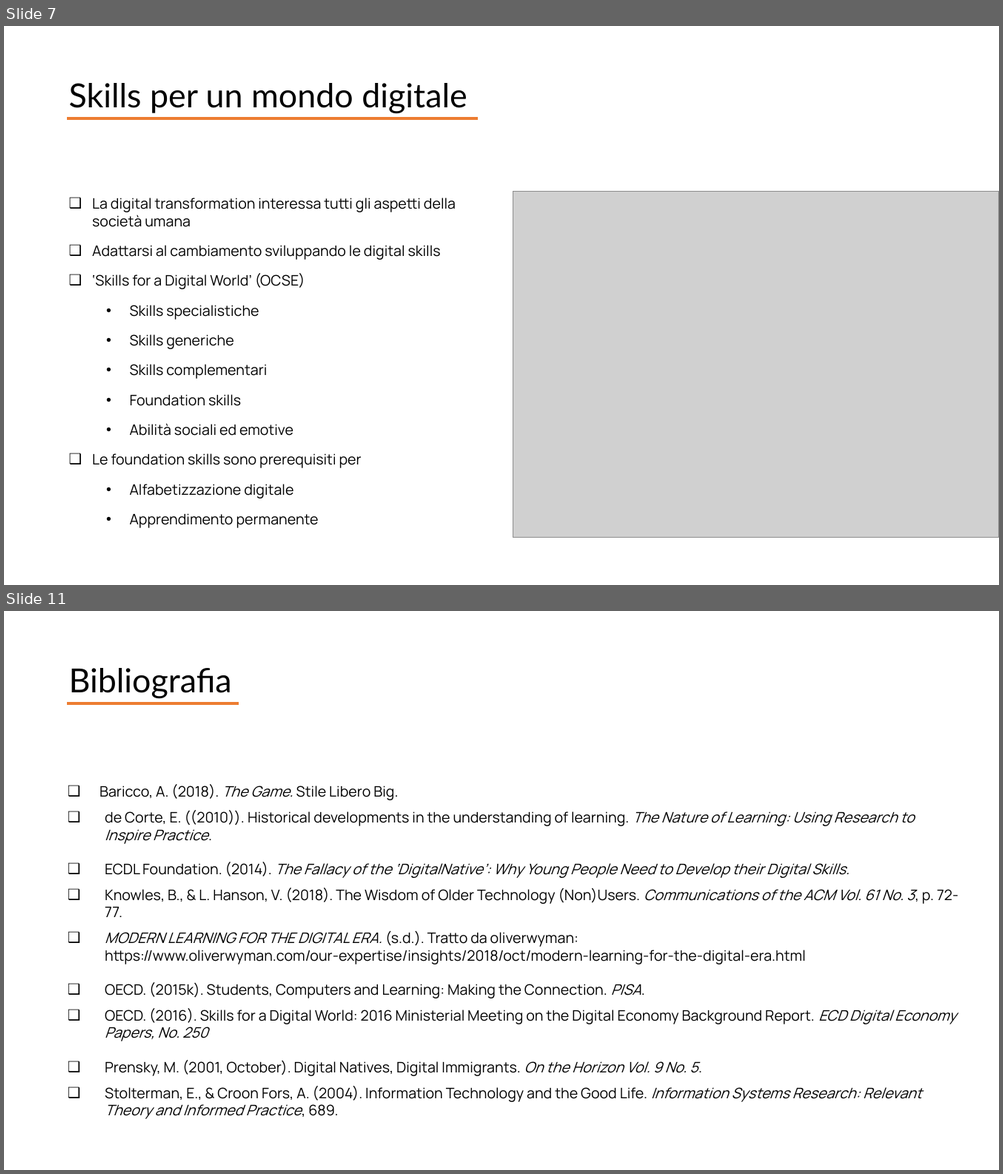
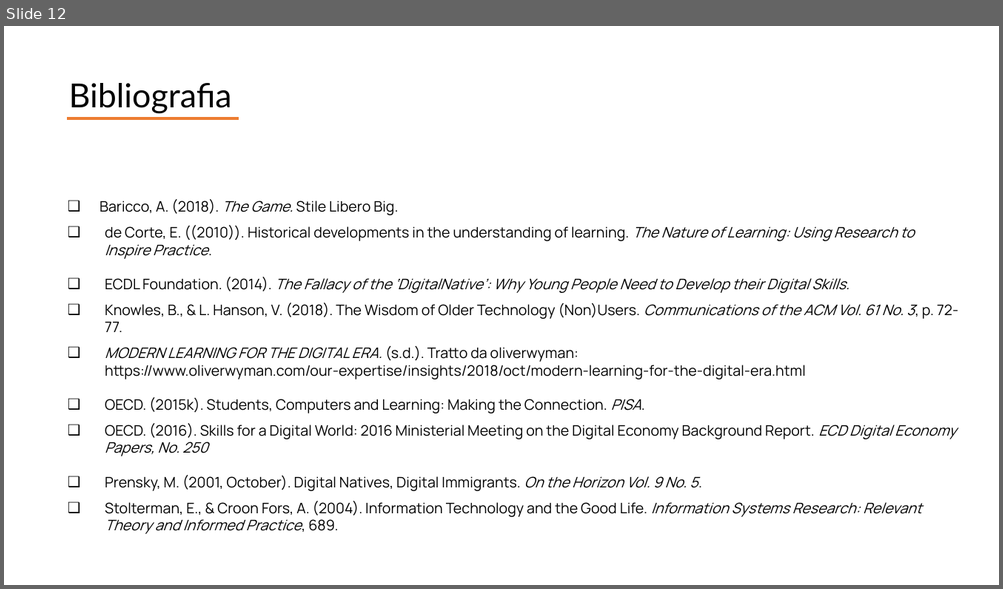
Before and after one commit to giocoal/air-quality-milano-interactive-data-visualization-tableau, a slide deck: Report/Report_progetto_Carbone_Cavallaro_Marconzini_Scuri.pptx. Shown one above the other, each under a label of ours: slides 7 and 11 before the commit, slide 12 after it; the slides between them are not shown. The pictures are 1003x1174 and 1003x589 pixels, drawn with LibreOffice and Linux fonts; fonts in the diff are those of the drawing; grey boxes stand for pictures. Boxes give left, top, right and bottom in pixels: in the first picture for what was removed or moved away, otherwise in the second. Text is boxed around its words. In the diff, an @@ line names an element or a change of style, - is before the commit and + after.

```diff
--- a/Report/Report_progetto_Carbone_Cavallaro_Marconzini_Scuri.pptx
+++ b/Report/Report_progetto_Carbone_Cavallaro_Marconzini_Scuri.pptx
@@ slide 7 removed at box(4, 26, 999, 585), background #FFFFFF @@
@@ text removed at box(69, 83, 466, 114) @@
-Skills per un mondo digitale
@@ line removed from (68, 118) to (478, 118) @@
@@ text removed at box(92, 198, 455, 528) @@
-❑ La digital transformation interessa tutti gli aspetti della società umana
-❑ Adattarsi al cambiamento sviluppando le digital skills
-❑ ‘Skills for a Digital World’ (OCSE)
-  • Skills specialistiche
-  • Skills generiche
-  • Skills complementari
-  • Foundation skills
-  • Abilità sociali ed emotive
-❑ Le foundation skills sono prerequisiti per
-  • Alfabetizzazione digitale
-  • Apprendimento permanente
@@ picture removed at box(513, 191, 999, 538) @@
@@ what was slide 11 is now slide 12 @@
```
Also in this commit, not shown: 3 slides changed, 8 slides added, 6 other slides removed, 8 other files.
